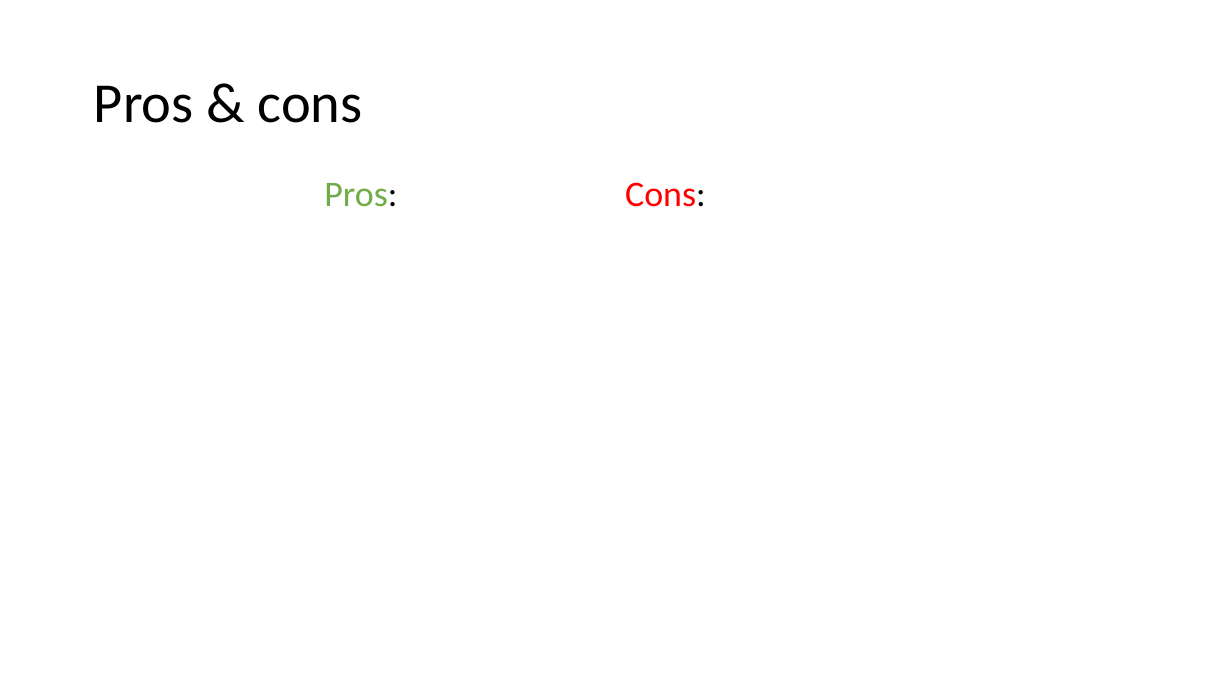
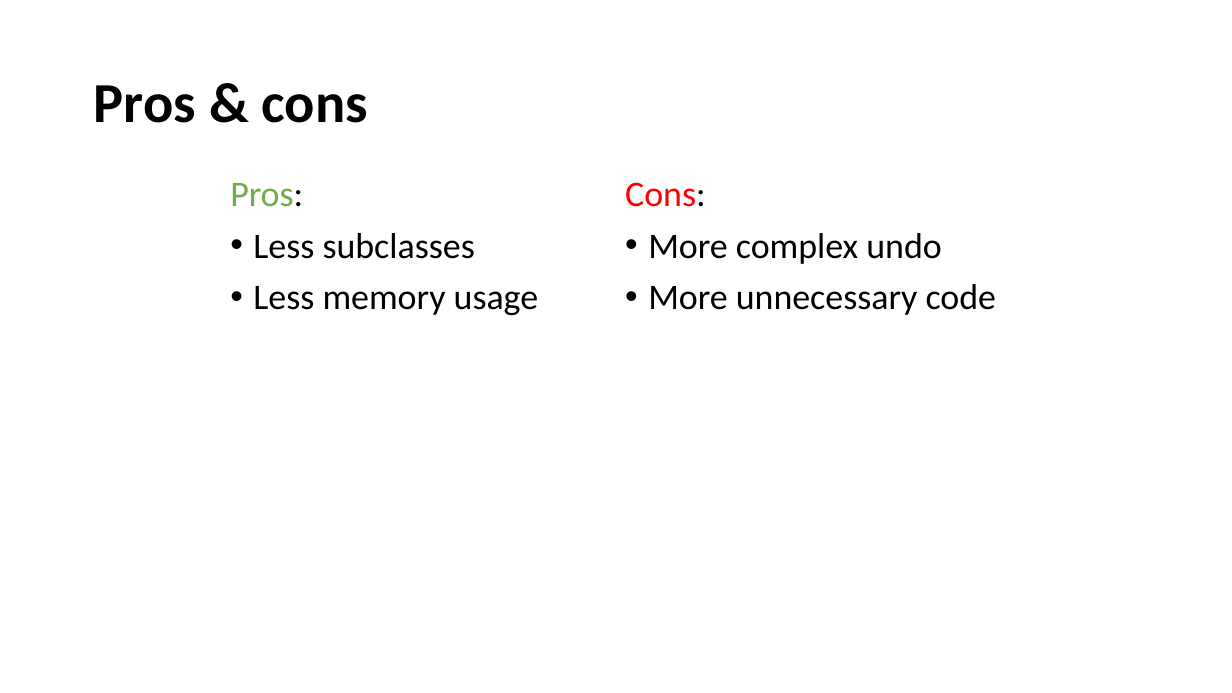
Before and after one commit to DaloonOfDoom/E21SWD_Assignment, a slide deck: slide 4 of Slides/The Decorator pattern.pptx. Drawn at 1232x693 pixels with LibreOffice and Linux fonts; fonts in the diff are those of the drawing. Boxes give left, top, right and bottom in pixels: in the first picture for what was removed or moved away, otherwise in the second. Text is boxed around its words. In the diff, an @@ line names an element or a change of style, - is before the commit and + after.

Commit message:
Updated powerpoint

```diff
--- a/Slides/The Decorator pattern.pptx
+++ b/Slides/The Decorator pattern.pptx
@@ title "Pros & cons" at [94,85,368,123]: bold on @@
@@ text "Pros:": place and size @@
-text "Pros:" at [324,183,397,207]
+text "Pros:" at [230,183,539,315]
@@ text at [253,233,539,315]: paragraphs added @@
+• Less subclasses
+• Less memory usage
@@ text at [648,233,996,315]: paragraphs added @@
+• More complex undo
+• More unnecessary code
```
Also in this commit, not shown: 5 other slides changed, 2 slides added, 2 slides removed.
